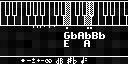
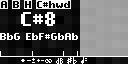
Layer changes from the first 128×64 image to the second:
hid group "2.5 oct keyboard display" (11 layers) over (0, 1, 128, 47)
added group "big perf screen w sphere" with 27 layers above "big perf screen" over (0, 0, 128, 56)
added layer "sphere" (61%) in group "big perf screen w sphere" over (80, 0, 128, 56)
added layer "Layer 702" (1st of 2, in "big perf screen w sphere") (difference) in group "big perf screen w sphere" over (0, 0, 71, 9)
added group "pitch bend smaller" with 3 layers in group "big perf screen w sphere" over (0, 42, 128, 56)
added layer "Layer 698 copy 2" (1st of 3, in "big perf screen w sphere" › "pitch bend smaller") in group "pitch bend smaller" over (0, 51, 128, 56)
added layer "C#8" (1st of 2, in "big perf screen w sphere") in group "big perf screen w sphere" over (21, 12, 55, 26)
added layer "BbG EbF#GbAb" in group "big perf screen w sphere" over (0, 33, 78, 40)
added layer "A B H C#hwd" in group "big perf screen w sphere" over (1, 1, 70, 8)
